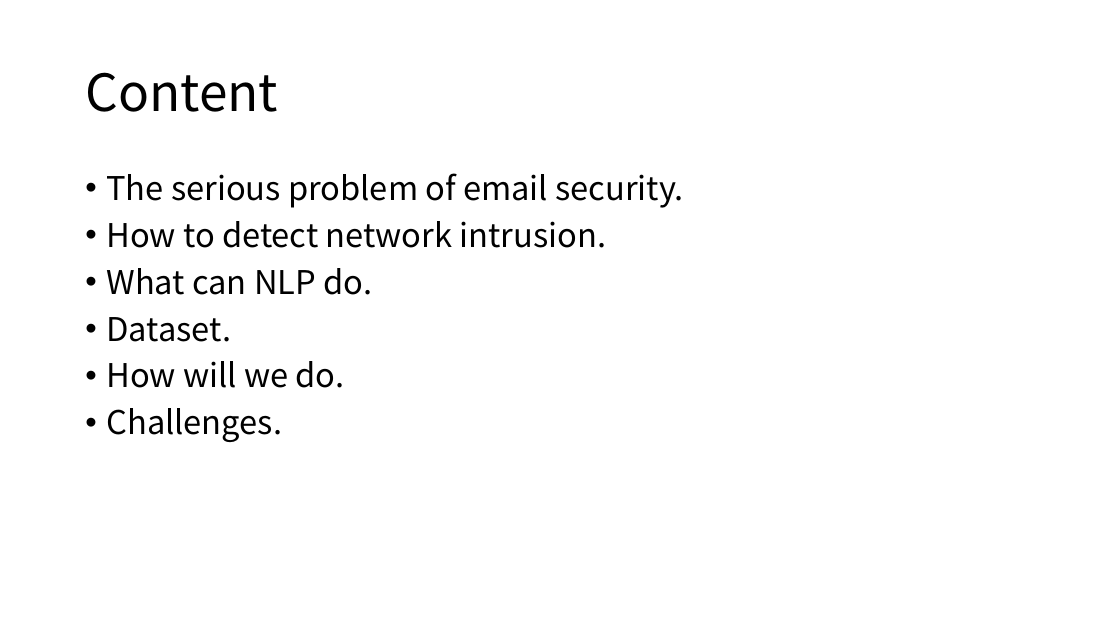
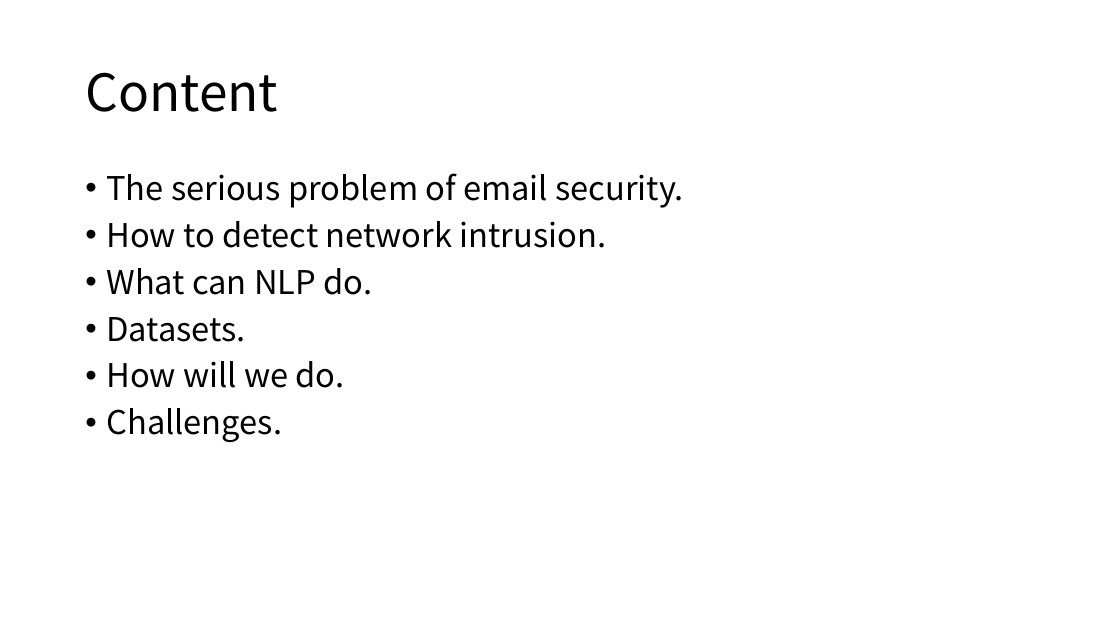
Before and after one commit to wang-zifu/anti-phishing, a slide deck: slide 3 of doc/AI Anti-phishing.pptx. Drawn at 1120x630 pixels with LibreOffice and Linux fonts; fonts in the diff are those of the drawing. Boxes give left, top, right and bottom in pixels: in the first picture for what was removed or moved away, otherwise in the second. Text is boxed around its words. In the diff, an @@ line names an element or a change of style, - is before the commit and + after.

```diff
--- a/doc/AI Anti-phishing.pptx
+++ b/doc/AI Anti-phishing.pptx
@@ text at <box>106,317,245,342</box>: text changed @@
-• Dataset.
+• Datasets.
```
Also in this commit, not shown: 1 other slide changed, 23 other files.
